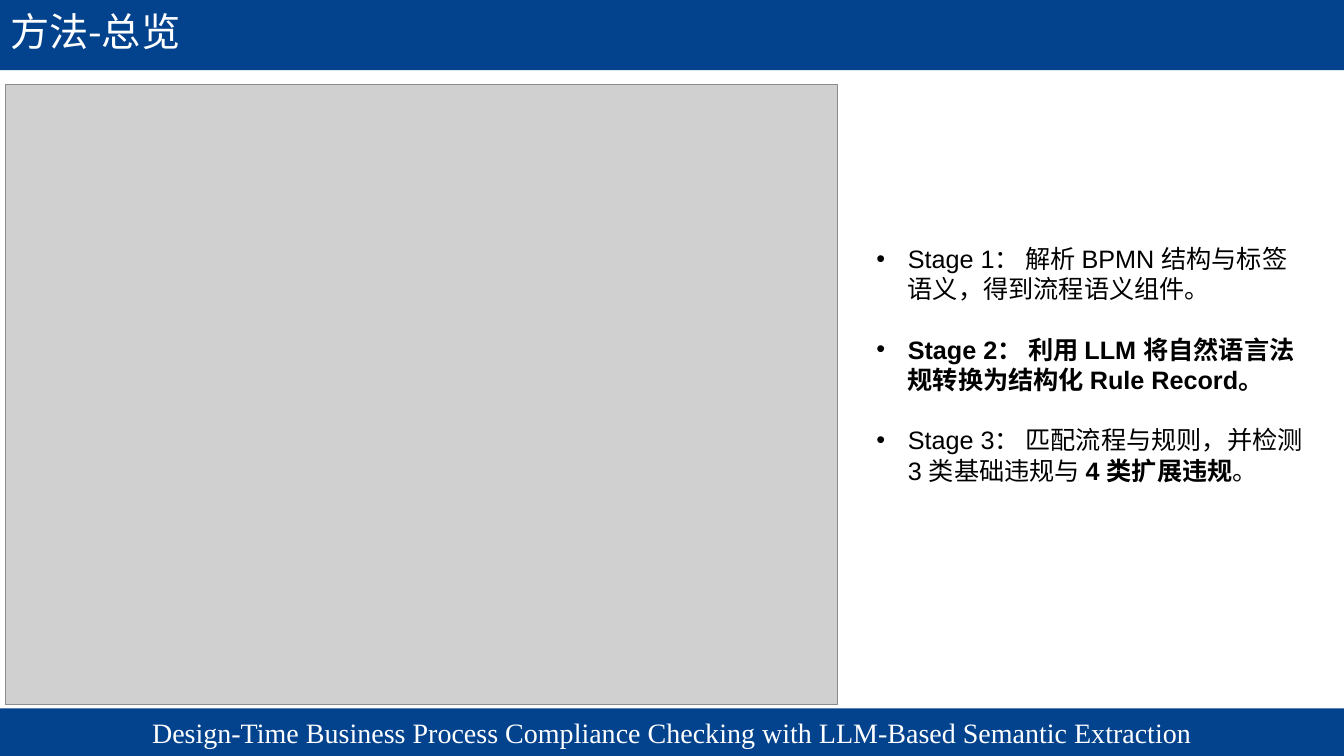
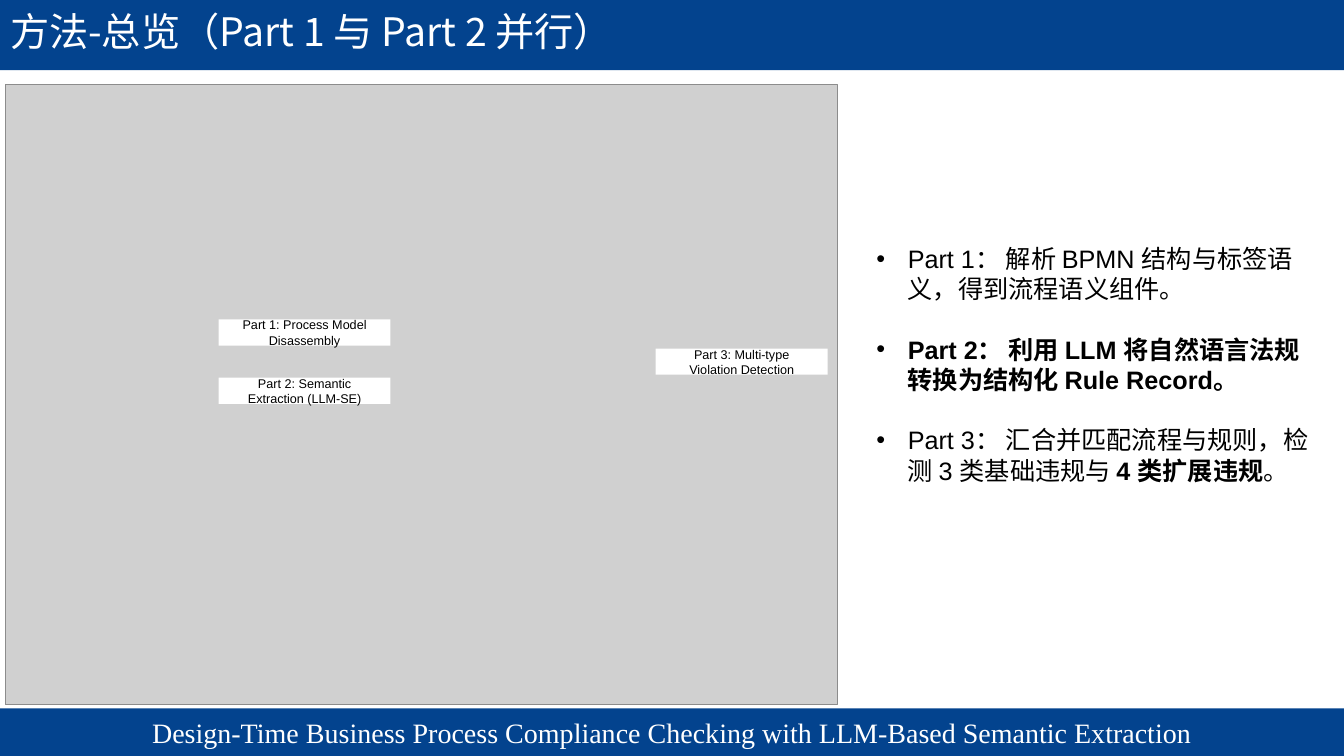
Before and after one commit to chaos-66/LLM4BPC, a slide deck: slide 6 of formal_experiment/paper/presentations/LLM4BPC_Semantic_Extraction_Revised.pptx. Drawn at 1344x756 pixels with LibreOffice and Linux fonts; fonts in the diff are those of the drawing; grey boxes stand for pictures; background and template pictures are left out. Boxes give left, top, right and bottom in pixels: in the first picture for what was removed or moved away, otherwise in the second. Text is boxed around its words. In the diff, an @@ line names an element or a change of style, - is before the commit and + after.

Commit message:
PW3/PW5 checkpoint: unify Part names and verify parallel inputs

```diff
--- a/formal_experiment/paper/presentations/LLM4BPC_Semantic_Extraction_Revised.pptx
+++ b/formal_experiment/paper/presentations/LLM4BPC_Semantic_Extraction_Revised.pptx
@@ title at [10, 12, 613, 50]: text changed @@
-方法-总览
+方法-总览（Part 1 与 Part 2 并行）
@@ text at [908, 246, 1308, 483]: text changed @@
-• Stage 1： 解析 BPMN 结构与标签语义，得到流程语义组件。
-• Stage 2： 利用 LLM 将自然语言法规转换为结构化 Rule Record。
-• Stage 3： 匹配流程与规则，并检测 3 类基础违规与 4 类扩展违规。
+• Part 1： 解析 BPMN 结构与标签语义，得到流程语义组件。
+• Part 2： 利用 LLM 将自然语言法规转换为结构化 Rule Record。
+• Part 3： 汇合并匹配流程与规则，检测 3 类基础违规与 4 类扩展违规。
@@ rectangle added at [219, 320, 391, 346], fill #FFFFFF, 9 pt, text #000000 @@
+Part 1: Process Model
+Disassembly
@@ rectangle added at [656, 349, 829, 375], fill #FFFFFF, 9 pt, text #000000 @@
+Part 3: Multi-type
+Violation Detection
@@ rectangle added at [219, 378, 391, 404], fill #FFFFFF, 9 pt, text #000000 @@
+Part 2: Semantic
+Extraction (LLM-SE)
```
Also in this commit, not shown: 19 other slides changed, 53 other files.
